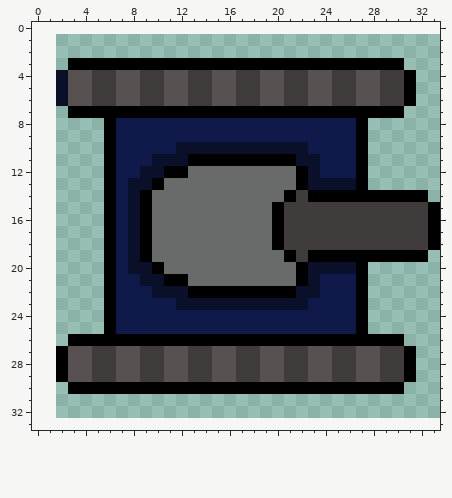
File history of a pixel-art file, ProjectFiles/Tanks/Basic/idle.aseprite. This is how it looked before the edit.
32x32 pixels, 1 frame. Colours within 5 levels of each other are drawn and written as one. The old version is drawn lined up with the new one, on the new canvas.
Once edited:
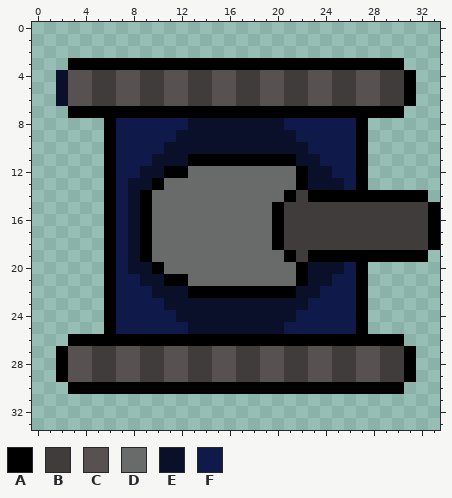
Palette (. is transparent): A #000000  B #403c3c  C #575151  D #696a6a  E #0a1029  F #0f1a4b
From old to new:
canvas 32x32 -> 34x34, the old top-left corner now at 2,1
@@ x 9..28 @@
  7 AAAAAAAAAAAAAAAAAAAA
- 8 FFFFFFFFFFFFFFFFFFA.
- 9 FFFFFFFFFFFFFFFFFFA.
-10 FFFEEEEEEEEEEEFFFFA.
+ 8 FFFFEEEEEEEEFFFFFFA.
+ 9 FFFEEEEEEEEEEFFFFFA.
+10 FFEEEEEEEEEEEEFFFFA.
 11 FEEEAAAAAAAAAEEFFFA.
-12 EEAADDDDDDDDDAEFFFA.
-13 EADDDDDDDDDDDAEEEEA.
+12 EEAADDDDDDDDDAEEFFA.
+13 EADDDDDDDDDDDAEEEFA.
 14 ADDDDDDDDDDDABAAAAAA
@@ x 9..28 @@
 19 ADDDDDDDDDDDABAAAAAA
-20 EADDDDDDDDDDDAEEEEA.
-21 EEAADDDDDDDDDAEFFFA.
+20 EADDDDDDDDDDDAEEEFA.
+21 EEAADDDDDDDDDAEEFFA.
 22 FEEEAAAAAAAAAEEFFFA.
-23 FFFEEEEEEEEEEEFFFFA.
-24 FFFFFFFFFFFFFFFFFFA.
-25 FFFFFFFFFFFFFFFFFFA.
+23 FFEEEEEEEEEEEEFFFFA.
+24 FFFEEEEEEEEEEFFFFFA.
+25 FFFFEEEEEEEEFFFFFFA.
 26 AAAAAAAAAAAAAAAAAAAA
Pixel boxes of the changes (left, top, right, bottom) in both pictures:
changed: (164, 118, 356, 190)
changed: (164, 262, 356, 334)
